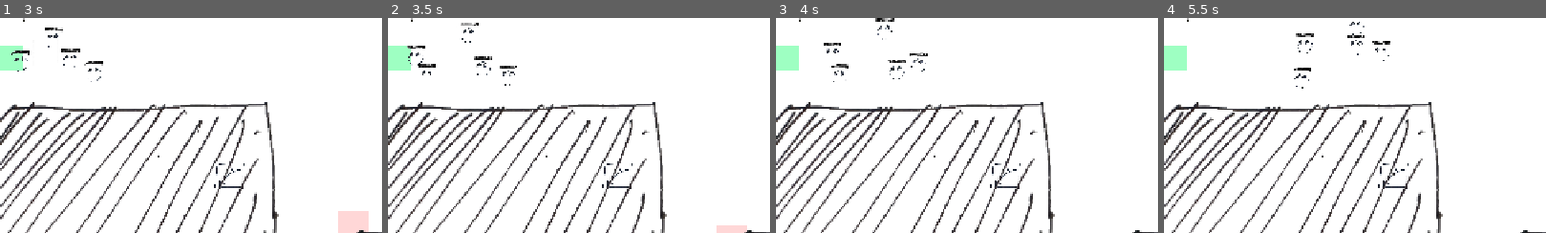
Above: before the commit, frames 1-4 (left to right).
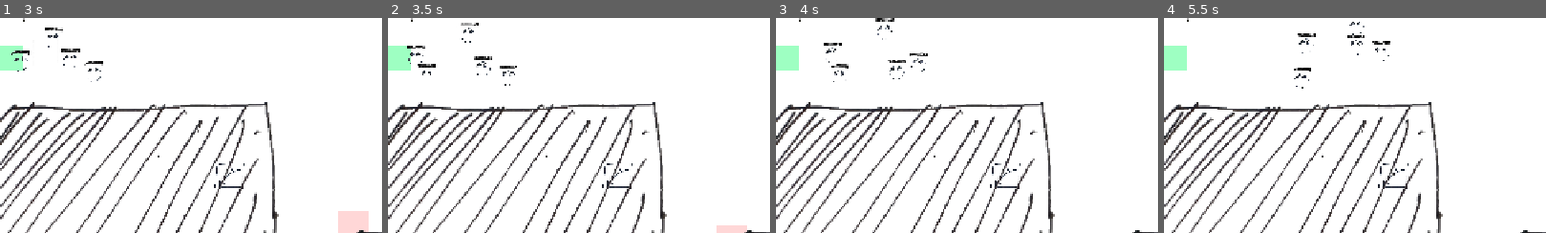
Above: after the commit, the same moments.

Repository: OzuYatamutsu/notebook-tower-defense
Game: Godot game, scene res://levels/StartScreen.tscn
Two runs of this game, one before a commit and one after it. Both use one fixed random seed, a clock stepped at 60 frames per second and the inputs below.
Inputs (mouse positions are % of the whole screen's width and height, from its top left):
- Up to frame 1 (3 s): move the mouse to (72, 45) at 0.52 s; click (72, 45) at 0.67 s; move the mouse to (30, 55) at 1.27 s; click (30, 55) at 1.42 s; move the mouse to (60, 28) at 2.02 s; click (60, 28) at 2.17 s; move the mouse to (45, 70) at 2.77 s; click (45, 70) at 2.92 s
- Up to frame 2 (3.5 s): no input
- Up to frame 3 (4 s): move the mouse to (80, 65) at 3.52 s; click (80, 65) at 3.67 s
- Up to frame 4 (5.5 s): move the mouse to (20, 35) at 4.27 s; click (20, 35) at 4.42 s; move the mouse to (55, 50) at 5.02 s; click (55, 50) at 5.17 s
The pictures show only the part of the screen within x 0-50%, y 18-68%; the shares and areas given below are measured in that part.

Frame 1 is identical in both runs. In frame 2, less than 0.1% of the frame differs, in the area x 5-10%, y 12-23%; in frame 3, less than 0.1%; in frame 4, 0.2%, in the area x 34-40%, y 7-17%.

Commit message:
Remove walls layer

Diff:
--- a/components/LivesMeter.tscn
+++ b/components/LivesMeter.tscn
@@ -65,6 +65,7 @@
 script = ExtResource("1_mg8pk")
 
 [node name="BgRect" type="ColorRect" parent="."]
+layout_mode = 0
 offset_left = 39.0
 offset_top = 101.0
 offset_right = 839.0
--- a/components/SelectedTowerMeter.tscn
+++ b/components/SelectedTowerMeter.tscn
@@ -15,6 +15,7 @@
 script = ExtResource("1_0ypj4")
 
 [node name="BgRect" type="ColorRect" parent="."]
+layout_mode = 0
 offset_left = 39.0
 offset_top = 101.0
 offset_right = 579.0
--- a/components/WaveMeter.tscn
+++ b/components/WaveMeter.tscn
@@ -70,6 +70,7 @@
 script = ExtResource("1_euupa")
 
 [node name="BgRect" type="ColorRect" parent="."]
+layout_mode = 0
 offset_left = 95.0
 offset_top = 160.0
 offset_right = 533.0
--- a/levels/test_level.tscn
+++ b/levels/test_level.tscn
@@ -37,33 +37,9 @@
 
 [sub_resource type="Curve2D" id="Curve2D_8hjdj"]
 _data = {
-"points": PackedVector2Array(0, 0, 0, 0, 300, 3940, 0, 0, 0, …(112 unchanged characters)… , 0, 0, 0, 0, 13560, 8460, 0, 0, 0, 0, 12140, 9900, 0, 0, 0, 0, 10340, 10780, 0, 0, 0, 0, …(170 unchanged characters)…
+"points": PackedVector2Array(0, 0, 0, 0, 300, 3940, 0, 0, 0, …(112 unchanged characters)… , 0, 0, 0, 0, 13560, 8460, 0, 0, 0, 0, 11300, 8960, 0, 0, 0, 0, 10340, 10780, 0, 0, 0, 0, …(170 unchanged characters)…
 }
 point_count = 16
-
-[sub_resource type="RectangleShape2D" id="RectangleShape2D_4n8tn"]
-size = Vector2(673.125, 39.75)
-
-[sub_resource type="RectangleShape2D" id="RectangleShape2D_wkb0e"]
-size = Vector2(846.562, 30.875)
-
-[sub_resource type="RectangleShape2D" id="RectangleShape2D_paa45"]
-size = Vector2(74.4417, 12.3359)
-
-[sub_resource type="RectangleShape2D" id="RectangleShape2D_axl34"]
-size = Vector2(452.562, 39.75)
-
-[sub_resource type="RectangleShape2D" id="RectangleShape2D_8hjdj"]
-size = Vector2(43, 233)
-
-[sub_resource type="RectangleShape2D" id="RectangleShape2D_0vv12"]
-size = Vector2(43, 54.375)
-
-[sub_resource type="RectangleShape2D" id="RectangleShape2D_o5yuq"]
-size = Vector2(691.281, 39.75)
-
-[sub_resource type="RectangleShape2D" id="RectangleShape2D_wjuib"]
-size = Vector2(63.6406, 289.875)
 
 [node name="test_level" type="Node2D"]
 script = ExtResource("1_w7r7j")
@@ -150,46 +126,6 @@
 scale = Vector2(1.277, 1.1757)
 texture = ExtResource("7_ly3hx")
 
-[node name="walls" type="Area2D" parent="viewport/map"]
-position = Vector2(-500, -477.987)
-scale = Vector2(0.783085, 1.19646)
-collision_layer = 2
-collision_mask = 4
-
-[node name="CollisionShape2D" type="CollisionShape2D" parent="viewport/map/walls"]
-position = Vector2(338.438, 211.875)
-shape = SubResource("RectangleShape2D_4n8tn")
-
-[node name="CollisionShape2D8" type="CollisionShape2D" parent="viewport/map/walls"]
-position = Vector2(858, 639.562)
-shape = SubResource("RectangleShape2D_wkb0e")
-
-[node name="CollisionShape2D7" type="CollisionShape2D" parent="viewport/map/walls"]
-position = Vector2(676.171, 498.036)
-rotation = -0.0436332
-shape = SubResource("RectangleShape2D_paa45")
-
-[node name="CollisionShape2D2" type="CollisionShape2D" parent="viewport/map/walls"]
-position = Vector2(223.719, 362)
-shape = SubResource("RectangleShape2D_axl34")
-
-[node name="CollisionShape2D5" type="CollisionShape2D" parent="viewport/map/walls"]
-position = Vector2(439.5, 497.5)
-shape = SubResource("RectangleShape2D_8hjdj")
-
-[node name="CollisionShape2D6" type="CollisionShape2D" parent="viewport/map/walls"]
-position = Vector2(617, 518.812)
-shape = SubResource("RectangleShape2D_0vv12")
-
-[node name="CollisionShape2D3" type="CollisionShape2D" parent="viewport/map/walls"]
-position = Vector2(936, 566)
-shape = SubResource("RectangleShape2D_o5yuq")
-
-[node name="CollisionShape2D4" type="CollisionShape2D" parent="viewport/map/walls"]
-position = Vector2(718, 354)
-rotation = -0.191986
-shape = SubResource("RectangleShape2D_wjuib")
-
 [node name="LevelHitbox" parent="." instance=ExtResource("3_gmgay")]
 position = Vector2(1301, 645)
 scale = Vector2(1, 1.08)
Not shown: 1 places in levels/test_level.tscn that only renumber resources
